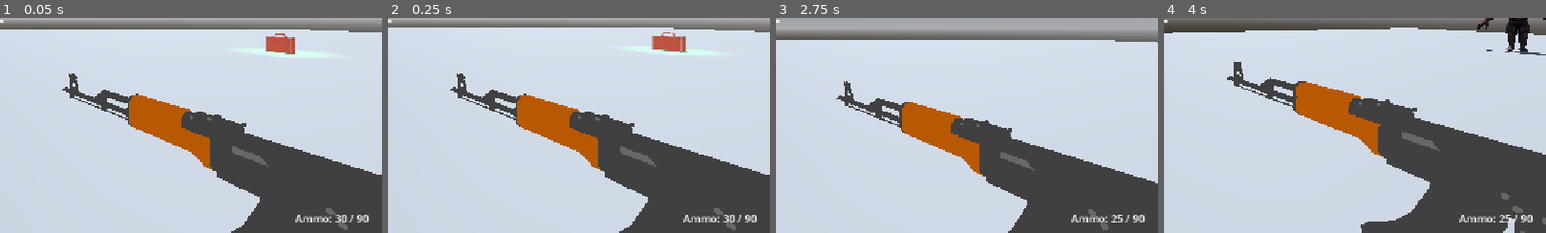
Above: before the commit, frames 1-4 (left to right).
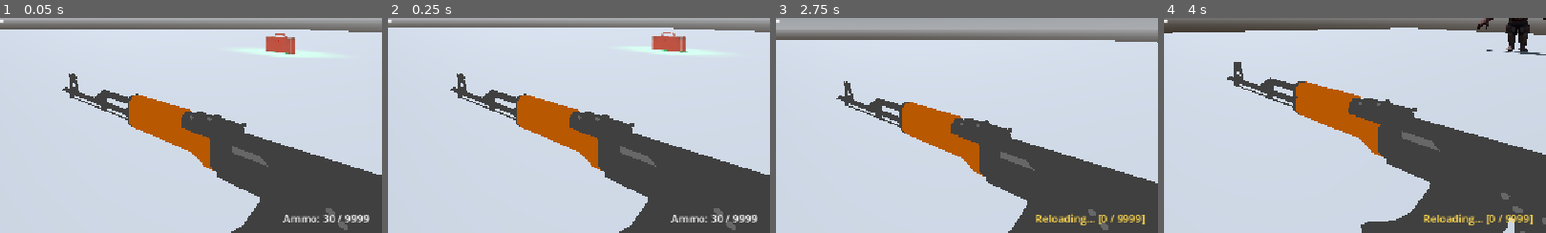
Above: after the commit, the same moments.

Repository: daemon16dev/haven_main
Game: Godot game, scene res://scenes/game_world.tscn
Same seed, same stepped clock (60 frames per second), same inputs: the game is played once before the commit and once after it.
Inputs (mouse positions are % of the whole screen's width and height, from its top left):
- Up to frame 1 (0.05 s): no input
- Up to frame 2 (0.25 s): no input
- Up to frame 3 (2.75 s): tap Enter (ui_accept) at 0.5, 0.77, 1.52 s; move the mouse to (55, 50) at 0.52 s; hold Ctrl (crouch) 0.53-1.28 s; hold W (walk_forward) from 0.53 s (still down); move the mouse to (45, 50) at 1.27 s; right-click (45, 50) at 1.35 s; move the mouse to (52, 48) at 2.02 s; press the mouse at (52, 48) at 2.03 s
- Up to frame 4 (4 s): keep holding W (walk_forward); tap Enter (ui_accept) at 2.75, 3.02, 3.77 s; move the mouse to (49, 52) at 2.77 s; release the mouse at (49, 52) at 2.78 s; tap Shift (sprint) at 2.85 s; move the mouse to (57, 51) at 3.52 s; hold Ctrl (crouch) from 3.53 s (still down)
The pictures show only the part of the screen within x 50-100%, y 50-100%; the shares and areas given below are measured in that part.

The runs differ from the first frame. In frame 1, 0.6% of the frame differs, in the area x 74-97%, y 91-96%; in frame 2, 0.6%; in frame 3, 0.8%, in the area x 68-97%, y 90-97%; in frame 4, 0.8%.

Commit message:
push x5

Diff:
--- a/scenes/player.tscn
+++ b/scenes/player.tscn
@@ -75,7 +75,9 @@
 
 [node name="Weapon" type="Node" parent="." unique_id=1674718590]
 script = ExtResource("2_g2els")
-fire_cooldown = 0.15
+fire_cooldown = 0.0
+max_ammo = 9999
+reserve_ammo = 9999
 
 [node name="WeaponGun" parent="." unique_id=190570315 instance=ExtResource("3_qhqgy")]
 transform = Transform3D(-0.09191643, 0, -0.03938744, 0, 0.099999994, 0, 0.03938744, 0, -0.09191643, 0.39102286, 0.5494793, -0.41126648)
--- a/scenes/zombie_clingy.tscn
+++ b/scenes/zombie_clingy.tscn
@@ -1,59 +1,26 @@
 [gd_scene format=3 uid="uid://2b10hs6wjojc"]
 
-[ext_resource type="Script" path="res://scripts/zombie.gd" id="1_zombiescript"]
+[ext_resource type="Script" uid="uid://c43e0pwidq2yf" path="res://scripts/zombie.gd" id="1_zombiescript"]
+[ext_resource type="PackedScene" uid="uid://cf4d7reuvsl1v" path="res://assets/zombie_2.glb" id="2_vksmn"]
 
 [sub_resource type="CapsuleShape3D" id="CapsuleShape3D_clingy"]
-radius = 0.5
-height = 2.0
+height = 1.7243652
 
-[sub_resource type="StandardMaterial3D" id="StandardMaterial3D_clingy_body"]
-albedo_color = Color(0.28, 0.22, 0.16, 1)
-roughness = 0.5
-metallic = 0.2
-
-[sub_resource type="StandardMaterial3D" id="StandardMaterial3D_clingy_glow"]
-albedo_color = Color(1, 0.4, 0.1, 1)
-emission_enabled = true
-emission = Color(1, 0.45, 0.1, 1)
-emission_energy_multiplier = 2.0
-
-[node name="ZombieClingy" type="CharacterBody3D" groups=["zombies"]]
+[node name="ZombieClingy" type="CharacterBody3D" unique_id=1782154869 groups=["zombies"]]
 script = ExtResource("1_zombiescript")
 zombie_type = 1
 speed = 4.2
+turn_speed = 12.0
 max_hp = 85
 attack_damage = 10
 attack_range = 1.8
 attack_cooldown = 0.65
-turn_speed = 12.0
 
-[node name="CollisionShape" type="CollisionShape3D" parent="."]
-transform = Transform3D(1, 0, 0, 0, 1, 0, 0, 0, 1, 0, 1.0, 0)
+[node name="CollisionShape" type="CollisionShape3D" parent="." unique_id=1133328016]
+transform = Transform3D(1, 0, 0, 0, 1, 0, 0, 0, 1, 0, 0.7467041, 0)
 shape = SubResource("CapsuleShape3D_clingy")
 
-[node name="NavigationAgent3D" type="NavigationAgent3D" parent="."]
+[node name="NavigationAgent3D" type="NavigationAgent3D" parent="." unique_id=245065742]
 
-[node name="Body" type="CSGBox3D" parent="."]
-transform = Transform3D(1, 0, 0, 0, 1, 0, 0, 0, 1, 0, 0.95, 0)
-size = Vector3(0.55, 1.1, 0.45)
-material = SubResource("StandardMaterial3D_clingy_body")
-
-[node name="Head" type="CSGBox3D" parent="."]
-transform = Transform3D(1, 0, 0, 0, 1, 0, 0, 0, 1, 0, 1.68, 0)
-size = Vector3(0.42, 0.42, 0.42)
-material = SubResource("StandardMaterial3D_clingy_body")
-
-[node name="Eyes" type="CSGBox3D" parent="."]
-transform = Transform3D(1, 0, 0, 0, 1, 0, 0, 0, 1, 0, 1.72, -0.22)
-size = Vector3(0.3, 0.08, 0.06)
-material = SubResource("StandardMaterial3D_clingy_glow")
-
-[node name="ArmL" type="CSGBox3D" parent="."]
-transform = Transform3D(1, 0, 0, 0, 1, 0, 0, 0, 1, -0.38, 1.0, -0.25)
-size = Vector3(0.18, 0.18, 0.6)
-material = SubResource("StandardMaterial3D_clingy_body")
-
-[node name="ArmR" type="CSGBox3D" parent="."]
-transform = Transform3D(1, 0, 0, 0, 1, 0, 0, 0, 1, 0.38, 1.0, -0.25)
-size = Vector3(0.18, 0.18, 0.6)
-material = SubResource("StandardMaterial3D_clingy_body")
+[node name="Sketchfab_Scene" parent="." unique_id=328719585 instance=ExtResource("2_vksmn")]
+transform = Transform3D(-1, 0, -8.742278e-08, 0, 1, 0, 8.742278e-08, 0, -1, -0.21224535, -0.14897811, 0.0015434027)
--- a/scenes/zombie_hazardous.tscn
+++ b/scenes/zombie_hazardous.tscn
@@ -1,23 +1,13 @@
 [gd_scene format=3 uid="uid://d0kb3goojcfyr"]
 
-[ext_resource type="Script" path="res://scripts/zombie.gd" id="1_zombiescript"]
+[ext_resource type="Script" uid="uid://c43e0pwidq2yf" path="res://scripts/zombie.gd" id="1_zombiescript"]
+[ext_resource type="PackedScene" uid="uid://1shmyag57yns" path="res://assets/zombie_3.glb" id="2_6igik"]
 
 [sub_resource type="CapsuleShape3D" id="CapsuleShape3D_hazard"]
 radius = 0.6
 height = 2.1
 
-[sub_resource type="StandardMaterial3D" id="StandardMaterial3D_hazard_body"]
-albedo_color = Color(0.18, 0.35, 0.15, 1)
-roughness = 0.4
-metallic = 0.3
-
-[sub_resource type="StandardMaterial3D" id="StandardMaterial3D_hazard_glow"]
-albedo_color = Color(0.2, 1, 0.2, 1)
-emission_enabled = true
-emission = Color(0.2, 1, 0.2, 1)
-emission_energy_multiplier = 2.5
-
-[node name="ZombieHazardous" type="CharacterBody3D" groups=["zombies"]]
+[node name="ZombieHazardous" type="CharacterBody3D" unique_id=1223266367 groups=["zombies"]]
 script = ExtResource("1_zombiescript")
 zombie_type = 2
 speed = 2.1
@@ -25,39 +15,11 @@
 attack_damage = 22
 is_hazardous = true
 
-[node name="CollisionShape" type="CollisionShape3D" parent="."]
+[node name="CollisionShape" type="CollisionShape3D" parent="." unique_id=1223162878]
 transform = Transform3D(1, 0, 0, 0, 1, 0, 0, 0, 1, 0, 1.05, 0)
 shape = SubResource("CapsuleShape3D_hazard")
 
-[node name="NavigationAgent3D" type="NavigationAgent3D" parent="."]
+[node name="NavigationAgent3D" type="NavigationAgent3D" parent="." unique_id=153226730]
 
-[node name="Body" type="CSGBox3D" parent="."]
-transform = Transform3D(1, 0, 0, 0, 1, 0, 0, 0, 1, 0, 0.95, 0)
-size = Vector3(0.75, 1.15, 0.55)
-material = SubResource("StandardMaterial3D_hazard_body")
-
-[node name="Head" type="CSGBox3D" parent="."]
-transform = Transform3D(1, 0, 0, 0, 1, 0, 0, 0, 1, 0, 1.7, 0)
-size = Vector3(0.48, 0.45, 0.45)
-material = SubResource("StandardMaterial3D_hazard_body")
-
-[node name="HazardVial1" type="CSGBox3D" parent="."]
-transform = Transform3D(1, 0, 0, 0, 1, 0, 0, 0, 1, -0.22, 1.2, 0.32)
-size = Vector3(0.22, 0.55, 0.22)
-material = SubResource("StandardMaterial3D_hazard_glow")
-
-[node name="HazardVial2" type="CSGBox3D" parent="."]
-transform = Transform3D(1, 0, 0, 0, 1, 0, 0, 0, 1, 0.22, 1.2, 0.32)
-size = Vector3(0.22, 0.55, 0.22)
-material = SubResource("StandardMaterial3D_hazard_glow")
-
-[node name="Visor" type="CSGBox3D" parent="."]
-transform = Transform3D(1, 0, 0, 0, 1, 0, 0, 0, 1, 0, 1.72, -0.24)
-size = Vector3(0.35, 0.08, 0.06)
-material = SubResource("StandardMaterial3D_hazard_glow")
-
-[node name="OmniLight3D" type="OmniLight3D" parent="."]
-transform = Transform3D(1, 0, 0, 0, 1, 0, 0, 0, 1, 0, 1.4, 0)
-light_color = Color(0.2, 1, 0.25, 1)
-light_energy = 1.2
-omni_range = 3.5
+[node name="Sketchfab_Scene" parent="." unique_id=1767309610 instance=ExtResource("2_6igik")]
+transform = Transform3D(-1, 0, 8.742278e-08, 0, 1, 0, -8.742278e-08, 0, -1, 0, 0, 0)
Binary file added: assets/zombie_2.glb
Not shown, added: assets/zombie_2.glb.import
Binary file added: assets/zombie_2_0.png
Not shown, added: assets/zombie_2_0.png.import
Binary file added: assets/zombie_2_1.png
Not shown, added: assets/zombie_2_1.png.import
Binary file added: assets/zombie_2_2.png
Not shown, added: assets/zombie_2_2.png.import
Binary file added: assets/zombie_2_3.png
Not shown, added: assets/zombie_2_3.png.import
Binary file added: assets/zombie_2_4.png
Not shown, added: assets/zombie_2_4.png.import
(and 21 more such lines)
